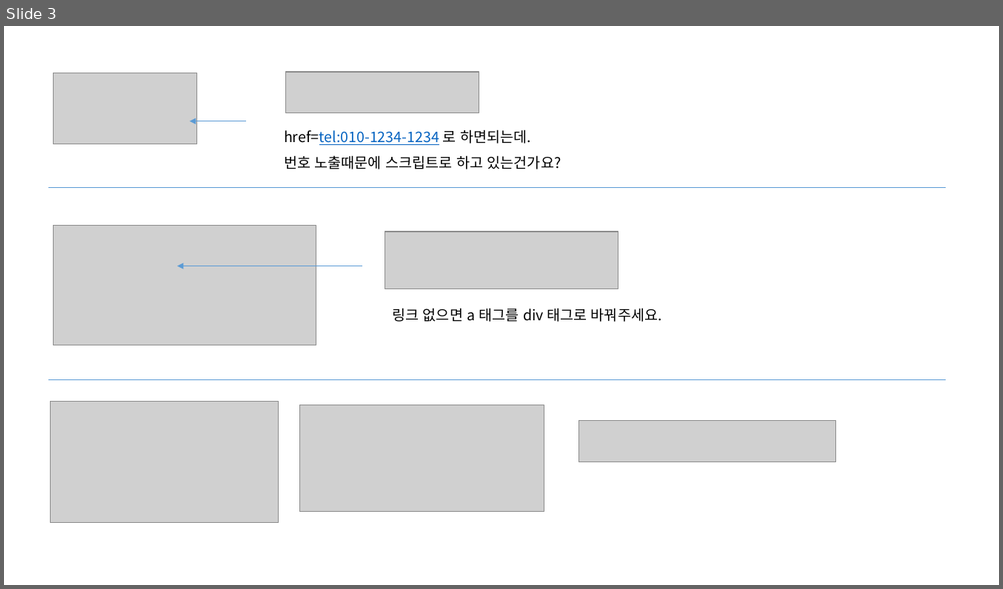
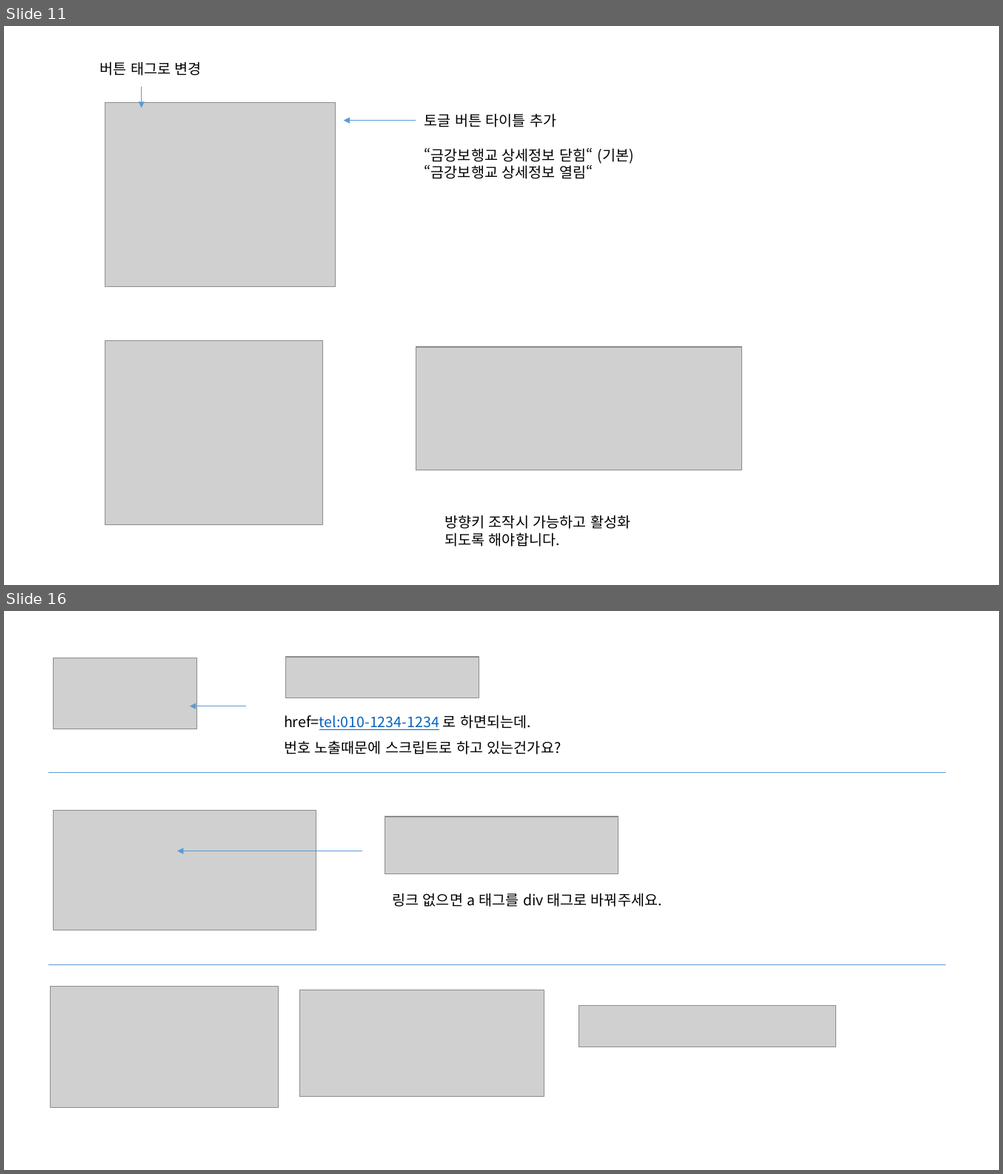
Before and after one commit to jeoungGyy/sejong, a slide deck: ppt/웹접근성 오류 체크(운영).pptx. Shown one above the other, each under a label of ours: slide 3 before the commit, slides 11 and 16 after it; the slides between them are not shown. The pictures are 1003x589 and 1003x1174 pixels, drawn with LibreOffice and Linux fonts; fonts in the diff are those of the drawing; grey boxes stand for pictures. Boxes give left, top, right and bottom in pixels: in the first picture for what was removed or moved away, otherwise in the second. Text is boxed around its words. In the diff, an @@ line names an element or a change of style, - is before the commit and + after.

```diff
--- a/ppt/웹접근성 오류 체크(운영).pptx
+++ b/ppt/웹접근성 오류 체크(운영).pptx
@@ slide 11 added at (4,26,999,585), background #FFFFFF @@
@@ text added at (99,62,202,76), 14 pt, text #000000 @@
+버튼 태그로 변경
@@ arrow added from (142, 87) to (142, 108), #5B9BD5 0.5 pt @@
@@ picture added at (105,103,336,287) @@
@@ text added at (424,113,634,179), 14 pt, text #000000 @@
+토글 버튼 타이틀 추가
+“금강보행교 상세정보 닫힘“ (기본)
+“금강보행교 상세정보 열림“
@@ arrow added from (416, 121) to (344, 121), #5B9BD5 0.5 pt @@
@@ picture added at (105,340,323,526) @@
@@ picture added at (416,348,742,471) @@
@@ text added at (444,515,630,547), 14 pt, text #000000 @@
+방향키 조작시 가능하고 활성화
+되도록 해야합니다.
@@ what was slide 3 is now slide 16 @@
```
Also in this commit, not shown: 1 slide changed, 18 other slides added, 2 slides removed, 4 other files.
